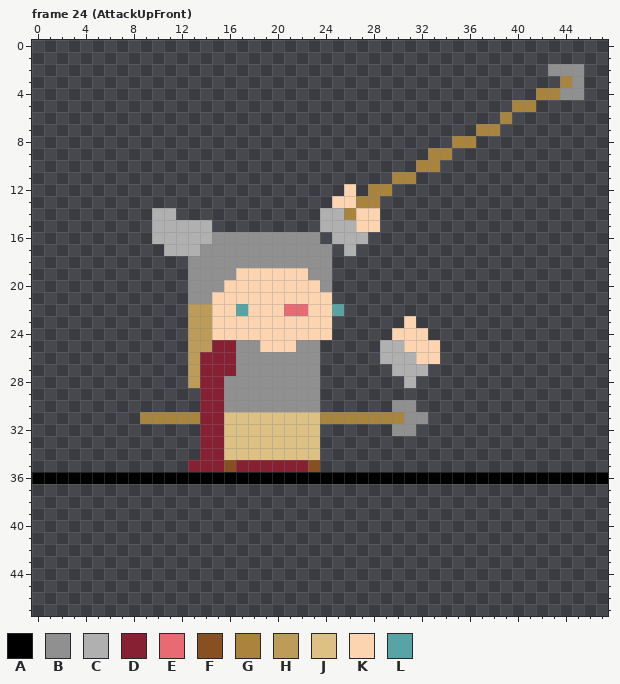
One commit to this pixel-art file: Resources/Sprites/Characters/Valkyrie/ValkyrieAse.aseprite. Above, as it was before the edit.
48x48 pixels, 30 frames. Shown: frame 24 (AttackUpFront). The commit also changed other frames, which this record leaves out.
Visible layers, top first: "RightHand", "Body", "Weapon", "LeftHand", "Layer 1".
Palette (. is transparent): A #000000  B #909090  C #b0b0b0  D #882034  E #e86a73  F #885020  G #a8843c  H #bc9c58  J #dcc084  K #fcd4b0  L #58a4a4
Pixels before, frame 24 (AttackUpFront), first column x 0:
 2 ...........................................BBB..
 3 ............................................GB..
 4 ..........................................GGBB..
 5 ........................................GG......
 6 .......................................G........
 7 .....................................GG.........
 8 ...................................GG...........
 9 .................................GG.............
10 ................................GG..............
11 ..............................GG................
12 ..........................K.GG..................
13 .........................KKGG...................
14 ..........CC............CCGKK...................
15 ..........CCCCC.........CCCKK...................
16 ..........CCCCCBBBBBBBBB.CCC....................
17 ...........CCCBBBBBBBBBBB.C.....................
18 .............BBBBBBBBBBBB.......................
19 .............BBBBKKKKKKBB.......................
20 .............BBBKKKKKKKKB.......................
21 .............BBKKKKKKKKKK.......................
22 .............HHKKLKKKEEKKL......................
23 .............HHKKKKKKKKKK......K................
24 .............HHKKKKKKKKKK.....KKK...............
25 .............HHDDBBKKKBB.....CCKKK..............
26 .............HDDDBBBBBBB.....CCCKK..............
27 .............HDDDBBBBBBB......CCC...............
28 .............HDDBBBBBBBB.......C................
29 ..............DDBBBBBBBB........................
30 ..............DDBBBBBBBB......BB................
31 .........GGGGGDDJJJJJJJJGGGGGGGBB...............
32 ..............DDJJJJJJJJ......BB................
33 ..............DDJJJJJJJJ........................
34 ..............DDJJJJJJJJ........................
35 .............DDDFDDDDDDF........................
36 AAAAAAAAAAAAAAAAAAAAAAAAAAAAAAAAAAAAAAAAAAAAAAAA
The result:
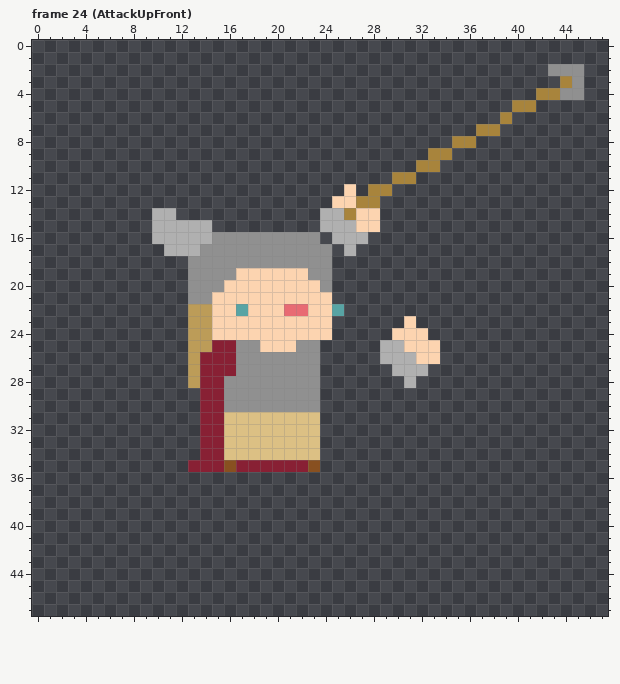
Changes in this commit:
layer "Layer 1" now hidden
Changed rows in their new state; - is an unchanged pixel.
Frame 24 (AttackUpFront):
first column x 9:
30 ---------------------..-
31 .....----------.........
32 ---------------------..-
first column x 0:
36 ................................................
Pixel boxes of the changes (left, top, right, bottom) in both pictures:
erased: (320, 400, 428, 436)
erased: (140, 412, 200, 424)
erased: (32, 472, 608, 484)
